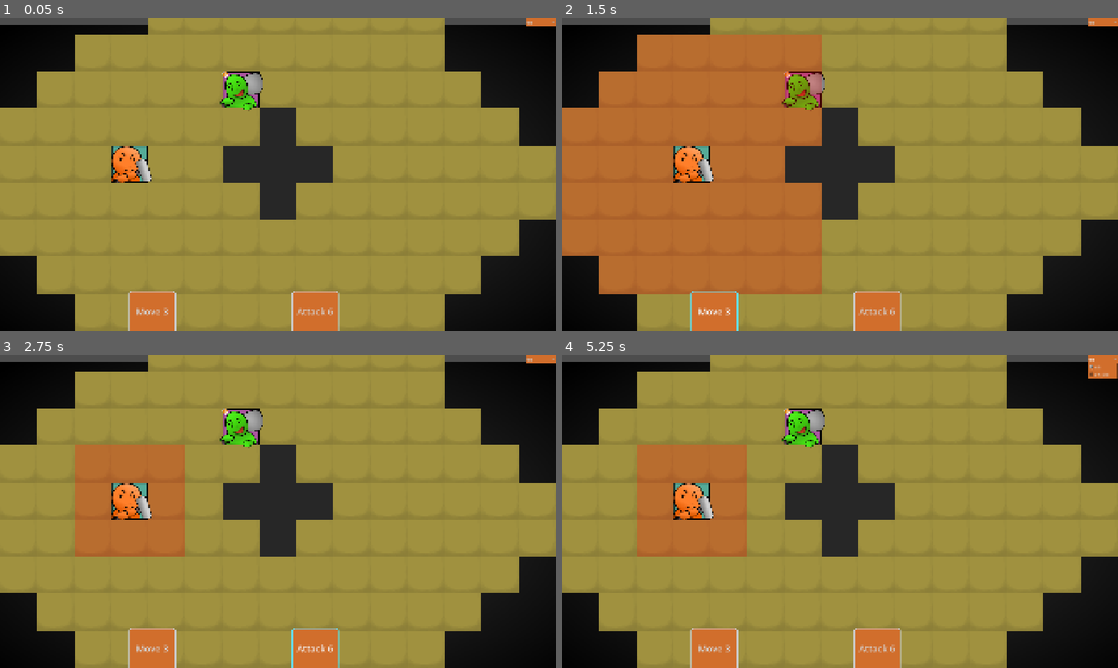
Above: before the commit, frames 1-4 (two rows, left to right).
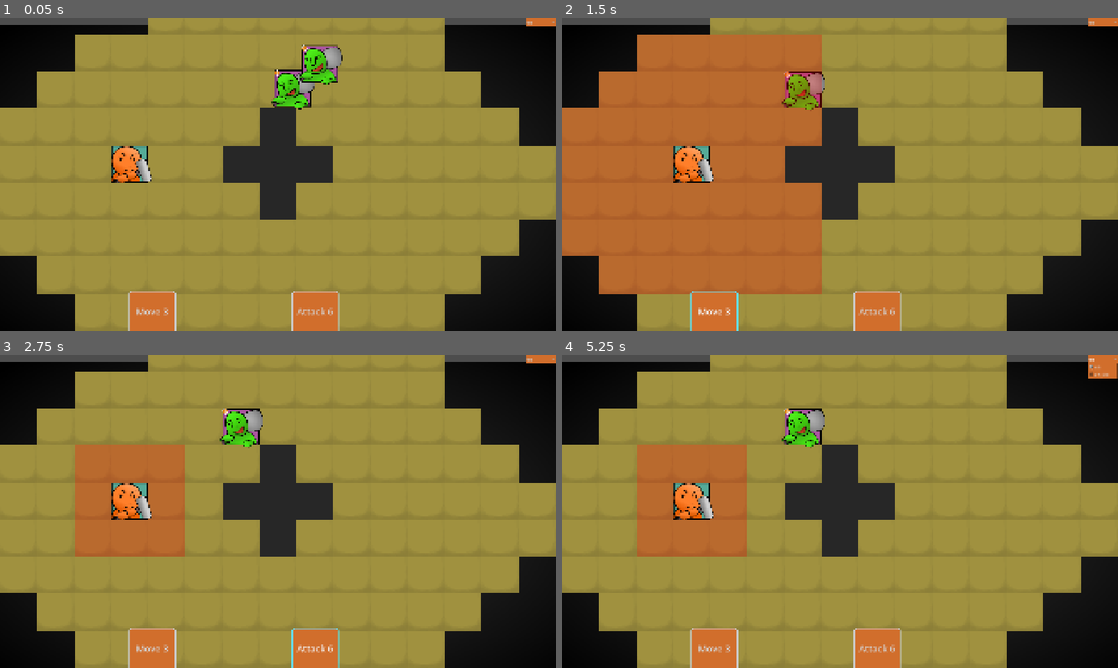
Above: after the commit, the same moments.

Repository: roseupram/rune-raider
Game: Godot game, scene res://main.tscn
Same seed, same stepped clock (60 frames per second), same inputs: the game is played once before the commit and once after it.
Inputs:
- Up to frame 1 (0.05 s): no input
- Up to frame 2 (1.5 s): click "en" at 0.5 s; click "Move 3" at 1.25 s
- Up to frame 3 (2.75 s): click "Attack 6" at 2 s
- Up to frame 4 (5.25 s): click "en" at 2.75 s; click "Move 3" at 3.5 s; click "Attack 6" at 4.25 s; click "en" at 5 s

The runs differ from the first frame. In frame 1, 2.4% of the frame differs, in the area x 39-62%, y 8-30%; in frame 2, less than 0.1%; in frame 3, less than 0.1%; in frame 4, less than 0.1%.

Commit message:
refine navigation related code

Diff:
--- a/cards/game_context.gd
+++ b/cards/game_context.gd
@@ -5,20 +5,50 @@
 
 var mouse_pos=Vector2.ZERO
 
+var RNG=RandomNumberGenerator.new()
+var action_queue=[]
+
 var Player
+var Navi=AStarGrid2D.new()
 var Map:BaseTileMap :
 	set(m):
 		Map=m
 		update_navi()
 
-var Navi=AStarGrid2D.new()
+func _ready() -> void:
+	# randomize()
+	RNG.seed="this is a seed".hash()
+	print(RNG.randi()% 100)
+
+func rand_pos()->Vector2:
+	var all_cell = Map.get_used_cells()
+	all_cell = all_cell.filter(func(_cell): return 1)
+	var celli = all_cell[RNG.randi()%all_cell.size()]
+	return Map.map_to_global(celli)
+
+func add_action(act,data):
+	action_queue.push_back({action=act,data=data})
 
 func find_path(start,end):
+	var restore_to_solid=[]
 	if start is Vector2:
 		start=Map.global_to_map(start)
 	if end is Vector2:
 		end=Map.global_to_map(end)
-	return Navi.get_point_path(start,end)
+	if Navi.is_point_solid(start):
+		Navi.set_point_solid(start,false)
+		restore_to_solid.push_back(start)
+
+	var path = Navi.get_point_path(start,end)
+
+	for celli in restore_to_solid:
+		Navi.set_point_solid(celli,true)
+	return path
+
+func set_navi_solid(pos,is_obstacle=true):
+	if pos is Vector2:
+		pos=Map.global_to_map(pos)
+	Navi.set_point_solid(pos,is_obstacle)
 
 func update_navi():
 	if not Map:
--- a/component/range_layer.gd
+++ b/component/range_layer.gd
@@ -1,10 +1,12 @@
 extends BaseTileMap
+enum Type {Blue,Red}
 
 func enable(v,y=0):
 	if v is Vector2i:
-		set_cell(v,1,Vector2i(0,0))
+		set_cell(v,Type.Red,Vector2i(0,0))
 	elif v is int:
-		enable(Vector2i(v,y))
+		var x =v
+		enable(Vector2i(x,y))
 
 # Called when the node enters the scene tree for the first time.
 func _ready() -> void:
--- a/component/range_tile.tscn
+++ b/component/range_tile.tscn
@@ -1,6 +1,6 @@
 [gd_scene format=3 uid="uid://brrb78dma5tl2"]
 
-[ext_resource type="Texture2D" uid="uid://ck314n5ii52e2" path="res://component/red.tres" id="1_iors2"]
+[ext_resource type="Texture2D" uid="uid://ck314n5ii52e2" path="res://images/red.tres" id="1_iors2"]
 
 [node name="Sprite2D" type="Sprite2D" unique_id=1294134141]
 texture = ExtResource("1_iors2")
--- a/component/red.tres
+++ b/images/blue.tres
@@ -1,8 +1,8 @@
-[gd_resource type="GradientTexture2D" format=3 uid="uid://ck314n5ii52e2"]
+[gd_resource type="GradientTexture2D" format=3 uid="uid://df8p4bc42pof6"]
 
 [sub_resource type="Gradient" id="Gradient_ysy10"]
 offsets = PackedFloat32Array(0)
-colors = PackedColorArray(1, 0, 0, 1)
+colors = PackedColorArray(0, 0.5833335, 1, 0.26666668)
 
 [resource]
 gradient = SubResource("Gradient_ysy10")
--- /dev/null
+++ b/images/red.tres
@@ -0,0 +1,10 @@
+[gd_resource type="GradientTexture2D" format=3 uid="uid://ck314n5ii52e2"]
+
+[sub_resource type="Gradient" id="Gradient_ysy10"]
+offsets = PackedFloat32Array(0)
+colors = PackedColorArray(1, 0, 0, 0.26666668)
+
+[resource]
+gradient = SubResource("Gradient_ysy10")
+width = 128
+height = 128
--- a/main.gd
+++ b/main.gd
@@ -1,7 +1,5 @@
 extends Node
-
-var Camera_move_dir=Vector2.ZERO
-var Camera_move_thresh=100
+# main game
 var Camera_move_speed=100
 
 var select_card:CardData
@@ -16,7 +14,8 @@
 	GameContext.card_selected.connect(_on_card_selected)
 
 	$Player.global_position = $Map.map_to_global(Vector2i(3,3))
-	$Unit.global_position = $Map.map_to_global(Vector2i(6,1))
+	$Unit.move_to($Map.map_to_global(Vector2i(6,1)))
+	$Unit2.move_to(GameContext.rand_pos())
 	var tile_size = $Map.tile_set.tile_size
 	var map_rect = $Map.get_used_rect()
 	$Camera.limit_top=$Map.to_global(map_rect.position*tile_size).y
--- a/main.tscn
+++ b/main.tscn
@@ -5,7 +5,8 @@
 [ext_resource type="PackedScene" uid="uid://c3b0cc4vo8p63" path="res://UI/gameplay_ui.tscn" id="2_1bvp3"]
 [ext_resource type="Script" uid="uid://2q27tmqolrsa" path="res://component/base_map.gd" id="3_4c57u"]
 [ext_resource type="PackedScene" uid="uid://brrb78dma5tl2" path="res://component/range_tile.tscn" id="3_7mycd"]
-[ext_resource type="Texture2D" uid="uid://ck314n5ii52e2" path="res://component/red.tres" id="4_272bh"]
+[ext_resource type="Texture2D" uid="uid://ck314n5ii52e2" path="res://images/red.tres" id="4_272bh"]
+[ext_resource type="Texture2D" uid="uid://df8p4bc42pof6" path="res://images/blue.tres" id="4_efxa6"]
 [ext_resource type="Script" uid="uid://bfvu5gujiv6cj" path="res://component/camera.gd" id="5_lquwl"]
 [ext_resource type="PackedScene" uid="uid://cdt5dab7nnvtx" path="res://component/unit.tscn" id="6_5vw27"]
 [ext_resource type="Script" uid="uid://cbesg1m13wqr4" path="res://component/range_layer.gd" id="6_efxa6"]
@@ -39,6 +40,11 @@
 navigation_layer_0/layers = 1
 sources/0 = SubResource("TileSetAtlasSource_h2yge")
 
+[sub_resource type="TileSetAtlasSource" id="TileSetAtlasSource_dg77c"]
+texture = ExtResource("4_efxa6")
+texture_region_size = Vector2i(128, 128)
+0:0/0 = 0
+
 [sub_resource type="TileSetAtlasSource" id="TileSetAtlasSource_5vw27"]
 texture = ExtResource("4_272bh")
 texture_region_size = Vector2i(128, 128)
@@ -51,6 +57,7 @@
 tile_size = Vector2i(128, 128)
 sources/1 = SubResource("TileSetAtlasSource_5vw27")
 sources/2 = SubResource("TileSetScenesCollectionSource_272bh")
+sources/0 = SubResource("TileSetAtlasSource_dg77c")
 
 [node name="Main" type="Node" unique_id=945536369]
 script = ExtResource("1_h2yge")
@@ -68,7 +75,6 @@
 metadata/_edit_lock_ = true
 
 [node name="RangeLayer" type="TileMapLayer" parent="." unique_id=1279301391]
-modulate = Color(1, 1, 1, 0.2509804)
 z_index = 1
 position = Vector2(0, 31)
 tile_map_data = PackedByteArray("AAACAAIAAQAAAAAAAAADAAIAAQAAAAAAAAAEAAIAAQAAAAAAAAAEAAMAAQAAAAAAAAADAAMAAQAAAAAAAAACAAMAAQAAAAAAAAACAAQAAQAAAAAAAAADAAQAAQAAAAAAAAAEAAQAAQAAAAAAAAA=")
@@ -82,6 +88,9 @@
 [node name="Unit" parent="." unique_id=1954289715 instance=ExtResource("6_5vw27")]
 position = Vector2(1189, 214)
 
+[node name="Unit2" parent="." unique_id=1513071442 instance=ExtResource("6_5vw27")]
+position = Vector2(1377, 685)
+
 [node name="UI" type="CanvasLayer" parent="." unique_id=1563007950]
 
 [node name="GameplayUI" parent="UI" unique_id=673248041 instance=ExtResource("2_1bvp3")]
